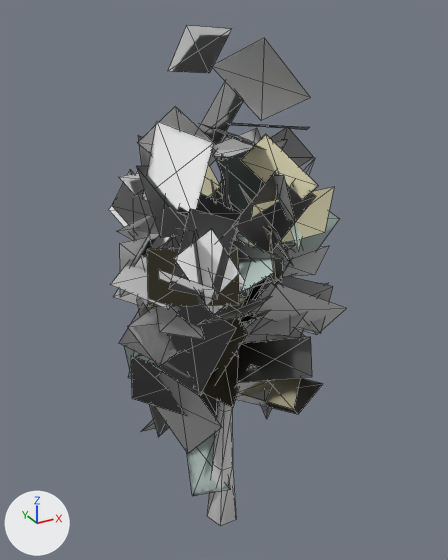
An edit to the glTF model public/models/homes/tree-poplar-lite.lod0.glb, drawn before and after from the same camera.
Before and after are seen from a 50 mm camera at (-2.3, -4.3, 4.79) aimed at (0.11, 0.07, 2.6). The lights are fixed; the arrows at lower left show +X, +Y and +Z. The picture after the commit comes second. Mesh edges are drawn as thin lines. Vertices at exactly the same position are counted once.

In view in the first picture: 'tree-poplar-lite'.
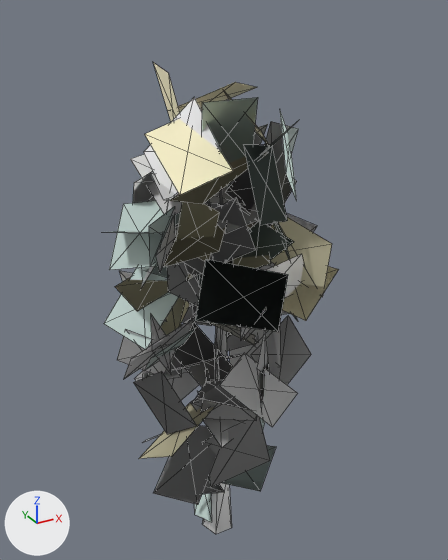
Pixel boxes [x1, y1, x2, y2] of what changed, in the pictures (448 x 560 px; the box of a moved part takes in the faces that stretch with it):
'tree-poplar-lite', reshaped, moved, rescaled
    before: [109, 26, 347, 526]
    after: [104, 62, 339, 534]
part 1 of me_tree_poplar_lite, moved or reshaped
    before: [207, 206, 236, 526]
    after: [203, 327, 232, 534]
part 2 of me_tree_poplar_lite, moved or reshaped (not visible before)
    after: [215, 363, 218, 381]
part 3 of me_tree_poplar_lite, moved or reshaped (not visible before)
    after: [214, 342, 218, 364]
part 4 of me_tree_poplar_lite, moved or reshaped
    before: [119, 38, 347, 453]
    after: [104, 97, 339, 505]

Edits to the bpy script that builds the scene:
```text
Change me_tree_poplar_lite:
    used by ob_tree_poplar_lite; location = (0.0, 0.0, 2.331); scale = (2.33, 2.33, 2.33)
    remove me_tree_poplar_lite.from_pydata(...)  # 617 vertices, 718 faces; spans x -0.43..0.43, y -0.4..0.4, z -1.0..1.0
    add me_tree_poplar_lite.from_pydata(...)  # 617 vertices, 718 faces; spans x -0.47..0.47, y -0.43..0.43, z -1.0..1.0
    me_tree_poplar_lite part 1: the loose piece of 30 vertices spanning x -0.04..0.09, y -0.05..0.07, z -1.0..0.41 is scaled about its middle by 1.06, then moved by (-0.04, -0.03, 0.04)
    me_tree_poplar_lite part 2: the loose piece of 17 vertices spanning x -0.01..0.05, y -0.05..0.02, z -0.4..-0.16 is scaled about its middle by 1.06, then moved by (-0.04, -0.04, 0.05)
    me_tree_poplar_lite part 3: the loose piece of 17 vertices spanning x -0.02..0.05, y -0.05..0.01, z -0.32..-0.07 is moved by (-0.04, -0.04, 0.05)
    me_tree_poplar_lite part 4: 488 of 617 vertices moved; they spanned x -0.43..0.43, y -0.4..0.4, z -0.86..1.0 and now span x -0.47..0.47, y -0.43..0.43, z -0.96..1.0; mean shift (-0.03, -0.01, 0.04); largest move (-0.01, 0.16, -0.48) -> (0.08, 0.01, 0.94)
    other edits to the shape of me_tree_poplar_lite do not show in these pictures
Change ob_tree_poplar_lite:
    ob_tree_poplar_lite.location: (0.0, 0.0, 2.331) -> (0.0, 0.0, 2.193)
    ob_tree_poplar_lite.scale: (2.33, 2.33, 2.33) -> (2.19, 2.19, 2.19)
```
